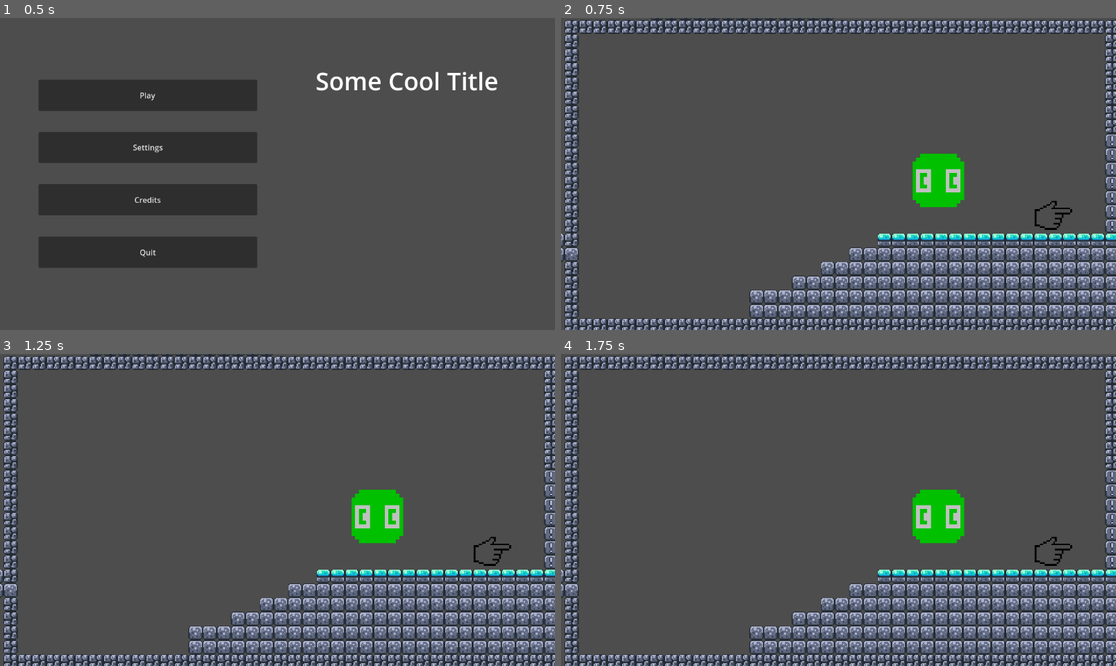
Above: before the commit, frames 1-4 (two rows, left to right).
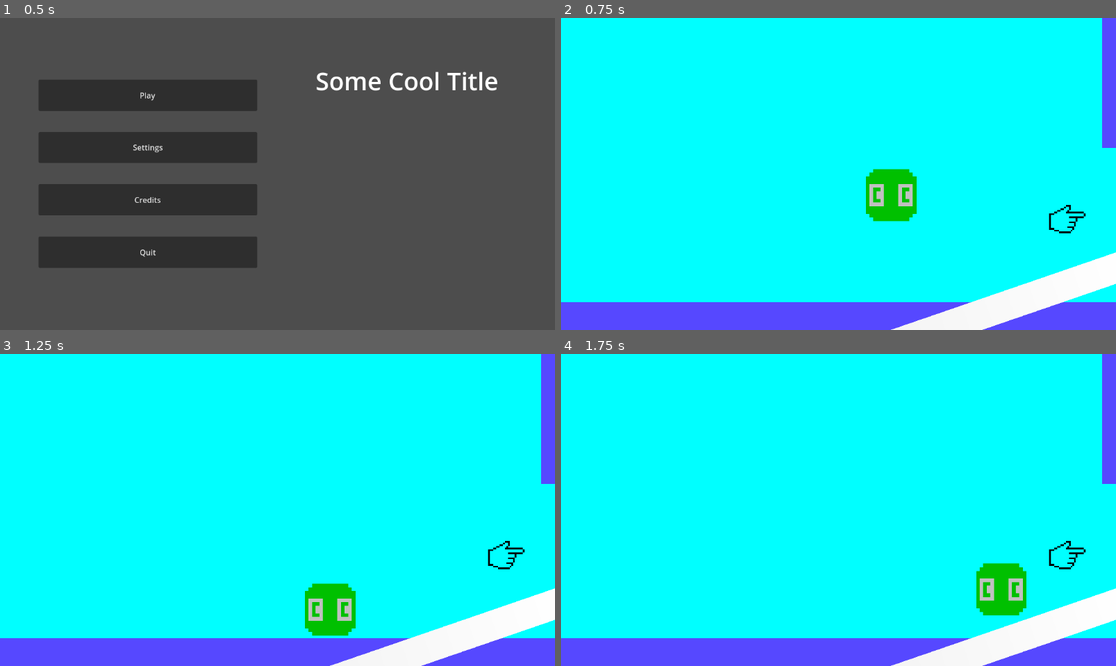
Above: after the commit, the same moments.

Repository: TTBob/PirateSoftwareJam16
Game: Godot game, scene res://main_menu.tscn
Same seed, same stepped clock (60 frames per second), same inputs: the game is played once before the commit and once after it. This scene is started directly instead of the project's main scene. The engine's default icon, where the game draws it, is replaced by a stand-in: a white triangle on a blue panel in a dark square.
Inputs:
- Up to frame 1 (0.5 s): no input
- Up to frame 2 (0.75 s): click "Play" at 0.5 s
- Up to frame 3 (1.25 s): no input
- Up to frame 4 (1.75 s): tap Enter (ui_accept) at 1.25, 1.52 s; hold Right (ui_right) from 1.28 s (still down); tap Space (dialog_next) at 1.35 s

Frame 1 is identical in both runs. In frame 2, 100% of the frame differs, in the area x 0-100%, y 0-100%; in frame 3, 100%; in frame 4, 100%.
Error before the commit: Invalid access to property or key 'active' on a base object of type 'null instance'. (res://character_body_2d.gd:65)

Commit message:
Change play button scene reference

Diff:
--- a/main.tscn
+++ b/main.tscn
@@ -9,6 +9,7 @@
 [ext_resource type="PackedScene" uid="uid://crlgxhn2l5o4o" path="res://interactable_area/item.tscn" id="5_ef3xn"]
 [ext_resource type="PackedScene" uid="uid://dee7j1gdlg4v6" path="res://character_scripts/character_body_2d.tscn" id="7_6ibol"]
 [ext_resource type="PackedScene" uid="uid://cefnyw8e5wfq2" path="res://dialog_popup.tscn" id="8_rt1we"]
+[ext_resource type="Script" path="res://main scene/audio_handler.gd" id="10_qiers"]
 
 [sub_resource type="Gradient" id="Gradient_glxc5"]
 offsets = PackedFloat32Array(0.487013)
@@ -867,6 +868,9 @@
 [node name="CollisionShape2D" type="CollisionShape2D" parent="invisible_walls/invisible9"]
 position = Vector2(2242, 78)
 shape = SubResource("CircleShape2D_l4khp")
+
+[node name="AudioHandler" type="Node2D" parent="."]
+script = ExtResource("10_qiers")
 
 [editable path="plans/floor plans/floor2"]
 [editable path="plans/floor plans/floor3"]
--- a/start_button.gd
+++ b/start_button.gd
@@ -1,4 +1,4 @@
 extends Button
 
 func _pressed() -> void:
-	get_tree().change_scene_to_file("res://main scene/main_menu.tscn")
+	get_tree().change_scene_to_file("res://main.tscn")
Not shown: 1 places in main.tscn that only renumber resources
Not shown: 1 places in main_menu.tscn that only renumber resources
